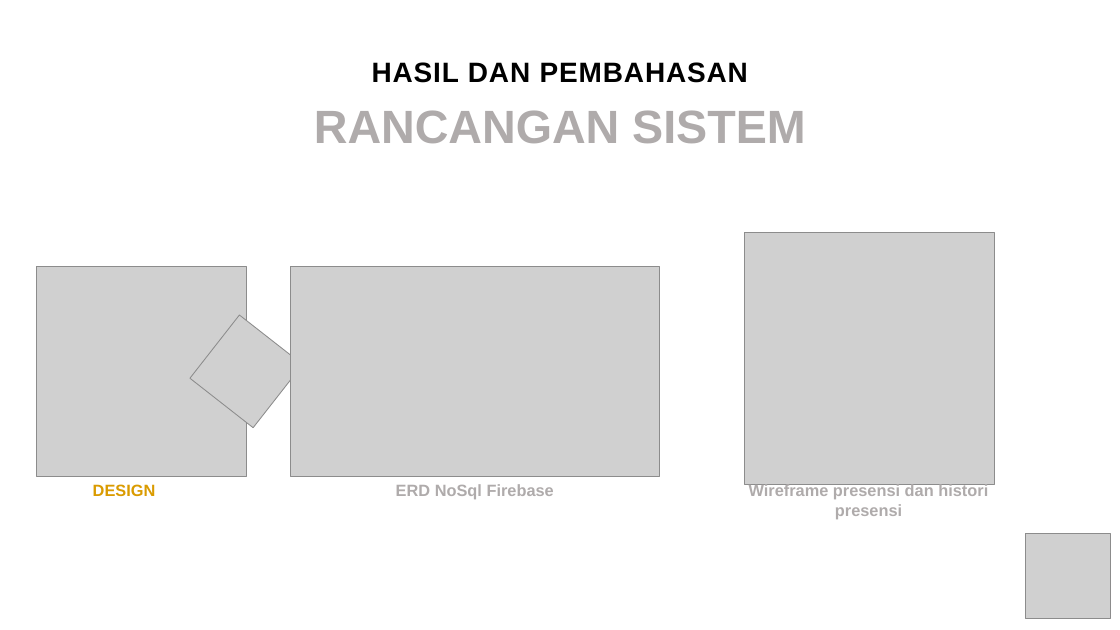
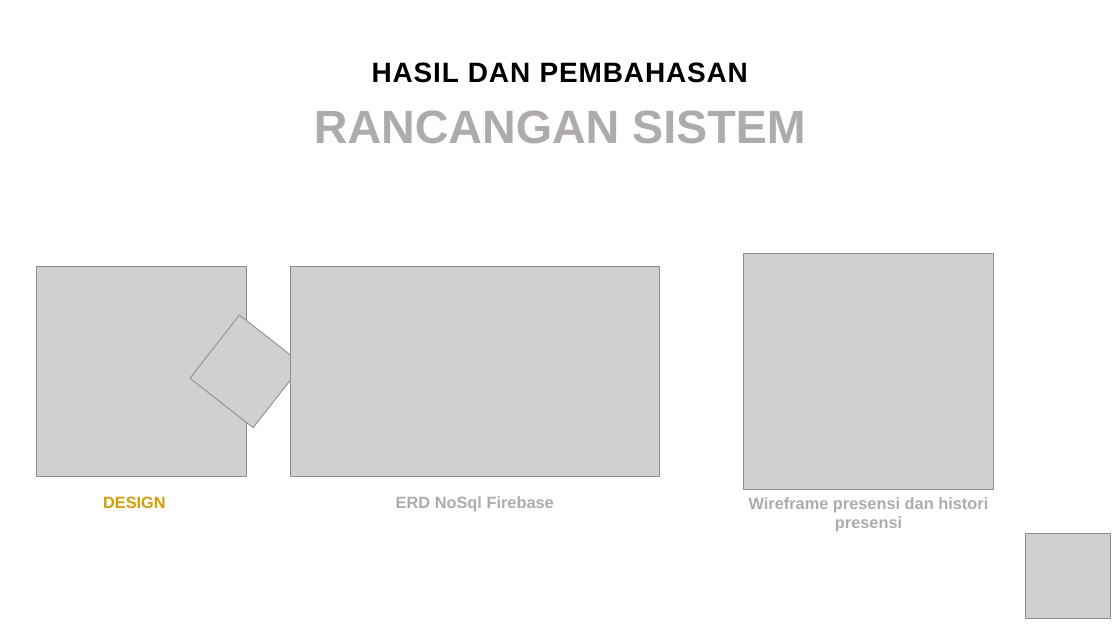
Before and after one commit to gunadermawan/skripsi, a slide deck: slide 12 of dokumen/ppt_skripsi.pptx. Drawn at 1120x630 pixels with LibreOffice and Linux fonts; fonts in the diff are those of the drawing; grey boxes stand for pictures. Boxes give left, top, right and bottom in pixels: in the first picture for what was removed or moved away, otherwise in the second. Text is boxed around its words. In the diff, an @@ line names an element or a change of style, - is before the commit and + after.

```diff
--- a/dokumen/ppt_skripsi.pptx
+++ b/dokumen/ppt_skripsi.pptx
@@ picture resized from (x1=745, y1=232, x2=995, y2=484) to (x1=744, y1=253, x2=994, y2=489) @@
@@ text "DESIGN" moved from (x1=93, y1=484, x2=156, y2=496) to (x1=103, y1=496, x2=166, y2=508) @@
@@ text "ERD NoSql Firebase" moved from (x1=396, y1=484, x2=554, y2=499) to (x1=396, y1=496, x2=554, y2=511) @@
@@ text "Wireframe presensi dan histori presensi" moved from (x1=749, y1=484, x2=988, y2=519) to (x1=749, y1=497, x2=988, y2=531) @@
```
Also in this commit, not shown: 15 slides added, 1 slide removed, 1 other file.
